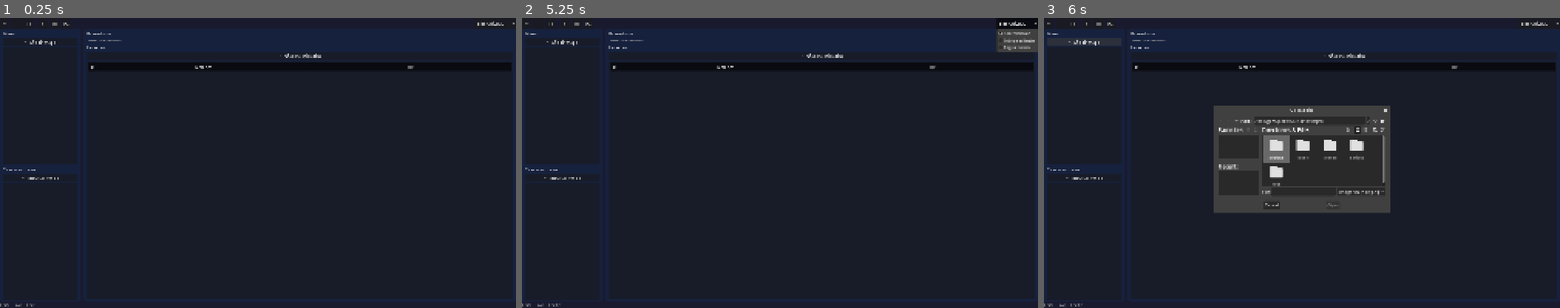
Above: before the commit, frames 1-3 (left to right).
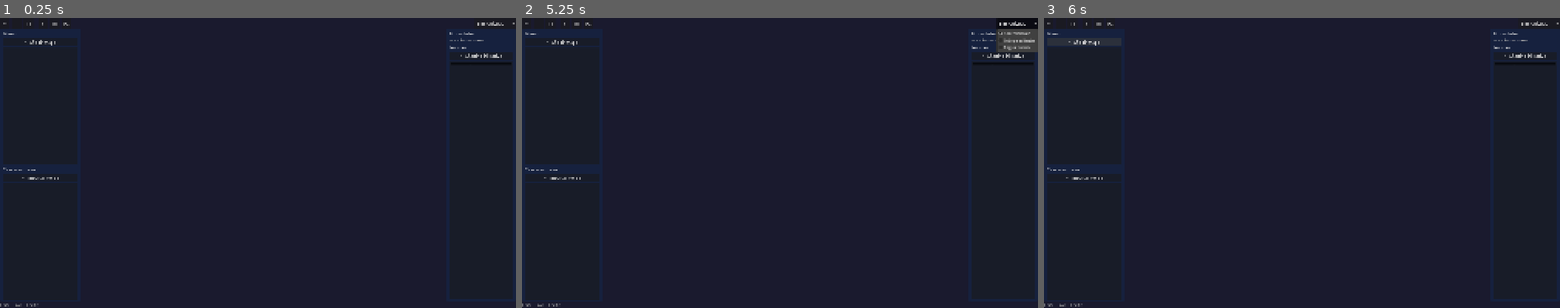
Above: after the commit, the same moments.

Repository: DEVizzent/BattleMapToolkit
Game: Godot game, scene res://scenes/ui/dm_window.tscn
Same seed, same stepped clock (60 frames per second), same inputs: the game is played once before the commit and once after it. This scene is started directly instead of the project's main scene.
Inputs:
- Up to frame 1 (0.25 s): no input
- Up to frame 2 (5.25 s): click "+" at 0.5 s; click "-" at 1.25 s; click "[ ]" at 2 s; click "#" at 2.75 s; click "M" at 3.5 s; click "FX" at 4.25 s; click "Sincronizado" at 5 s
- Up to frame 3 (6 s): click "+ Añadir mapa" at 5.75 s

The runs differ from the first frame. In frame 1, 2.1% of the frame differs, in the area x 6-98%, y 4-100%; in frame 2, 2.1%; in frame 3, 9.3%, in the area x 16-98%, y 4-68%.
Error after the commit: Parse Error: Invalid operands "Vector2i" and "Vector2" for "-" operator. (res://scripts/ui/dm_window.gd:281)

Commit message:
feat: Fase 3 — renderizado de mapa (MapData, SubViewport, carga imagen, gestion lista mapas)
- MapData Resource con serializacion y test (5 tests)
- SubViewportContainer + SubViewport + MapRoot con capas (Grid, Token, Fog, Effect)
- Carga de mapas: escalado a viewport si grande, centrado si pequeña, error en corrupto
- Lista de mapas: activar, renombrar (dialog), reordenar, duplicar, eliminar (menu contextual)
- GameState.current_map sincronizado al cambiar mapa activo

Diff:
--- a/scenes/ui/dm_window.tscn
+++ b/scenes/ui/dm_window.tscn
@@ -162,6 +162,36 @@
 layout_mode = 2
 size_flags_vertical = 3
 
+[node name="MapViewport" type="SubViewportContainer" parent="MainVBox/ContentHBox"]
+unique_name_in_owner = true
+layout_mode = 2
+size_flags_horizontal = 3
+size_flags_vertical = 3
+stretch = true
+
+[node name="Viewport" type="SubViewport" parent="MainVBox/ContentHBox/MapViewport"]
+unique_name_in_owner = true
+size = Vector2i(1920, 1080)
+transparent_bg = true
+
+[node name="MapRoot" type="Node2D" parent="MainVBox/ContentHBox/MapViewport/Viewport"]
+unique_name_in_owner = true
+
+[node name="MapSprite" type="Sprite2D" parent="MainVBox/ContentHBox/MapViewport/Viewport/MapRoot"]
+unique_name_in_owner = true
+
+[node name="GridLayer" type="Node2D" parent="MainVBox/ContentHBox/MapViewport/Viewport/MapRoot"]
+unique_name_in_owner = true
+
+[node name="TokenLayer" type="Node2D" parent="MainVBox/ContentHBox/MapViewport/Viewport/MapRoot"]
+unique_name_in_owner = true
+
+[node name="FogLayer" type="Node2D" parent="MainVBox/ContentHBox/MapViewport/Viewport/MapRoot"]
+unique_name_in_owner = true
+
+[node name="EffectLayer" type="Node2D" parent="MainVBox/ContentHBox/MapViewport/Viewport/MapRoot"]
+unique_name_in_owner = true
+
 [node name="RightPanel" type="PanelContainer" parent="MainVBox/ContentHBox"]
 layout_mode = 2
 custom_minimum_size = Vector2(260, 0)
--- /dev/null
+++ b/scripts/map/map_data.gd
@@ -0,0 +1,23 @@
+extends Resource
+
+@export var name: String = ""
+@export var image_path: String = ""
+
+
+func to_dict() -> Dictionary:
+	return {
+		"name": name,
+		"image_path": image_path,
+	}
+
+
+static func from_dict(d: Dictionary) -> Resource:
+	var sd := Resource.new()
+	sd.set_script(load("res://scripts/map/map_data.gd"))
+	sd.name = d.get("name", "")
+	sd.image_path = d.get("image_path", "")
+	return sd
+
+
+func image_exists() -> bool:
+	return FileAccess.file_exists(image_path)
--- a/scripts/ui/dm_window.gd
+++ b/scripts/ui/dm_window.gd
@@ -19,6 +19,15 @@
 @onready var import_token_btn: Button = %ImportTokenBtn
 @onready var token_list: ItemList = %TokenList
 
+@onready var map_viewport: SubViewportContainer = %MapViewport
+@onready var viewport_node: SubViewport = %Viewport
+@onready var map_root: Node2D = %MapRoot
+@onready var map_sprite: Sprite2D = %MapSprite
+@onready var grid_layer: Node2D = %GridLayer
+@onready var token_layer: Node2D = %TokenLayer
+@onready var fog_layer: Node2D = %FogLayer
+@onready var effect_layer: Node2D = %EffectLayer
+
 @onready var properties_title: Label = %PropertiesTitle
 @onready var initiative_title: Label = %InitiativeTitle
 @onready var add_initiative_btn: Button = %AddInitiativeBtn
@@ -35,6 +44,10 @@
 func _ready() -> void:
 	_setup_initiative_table()
 	_setup_file_dialogs()
+	_refresh_map_list()
+	map_list.item_selected.connect(_on_map_list_selected)
+	map_list.item_activated.connect(_on_map_list_double_clicked)
+	map_list.item_clicked.connect(_on_map_list_clicked)
 
 
 func _process(_delta: float) -> void:
@@ -207,7 +220,168 @@
 
 
 func _on_open_map_dialog_file_selected(path: String) -> void:
-	EventBus.map_added.emit(path)
+	var texture := _load_map_texture(path)
+	if not texture:
+		return
+	var md := _create_map_data(path)
+	GameState.maps.append(md)
+	_refresh_map_list()
+	var idx := GameState.maps.size() - 1
+	GameState.current_map_index = idx
+	_activate_map(idx)
+
+
+func _load_map_texture(path: String) -> Texture2D:
+	if not ResourceLoader.exists(path):
+		return null
+	var image := Image.new()
+	var err := image.load(path)
+	if err != OK:
+		_show_error("No se pudo cargar la imagen: " + path)
+		return null
+	return ImageTexture.create_from_image(image)
+
+
+func _create_map_data(path: String) -> Resource:
+	var MapDataClass := preload("res://scripts/map/map_data.gd")
+	var md := MapDataClass.new()
+	md.name = path.get_file().get_basename()
+	md.image_path = path
+	return md
+
+
+func _activate_map(index: int) -> void:
+	if index < 0 or index >= GameState.maps.size():
+		map_sprite.texture = null
+		return
+	GameState.current_map_index = index
+	var md = GameState.maps[index]
+	if md.image_exists():
+		var texture := _load_map_texture(md.image_path)
+		if texture:
+			map_sprite.texture = texture
+			_fit_map_to_viewport()
+	map_list.select(index)
+	EventBus.map_activated.emit(md.name)
+
+
+func _fit_map_to_viewport() -> void:
+	if not map_sprite.texture:
+		return
+	var tex_size := map_sprite.texture.get_size()
+	var vp_size := viewport_node.size
+	if tex_size.x <= 0 or tex_size.y <= 0:
+		return
+	var scale_x := vp_size.x / tex_size.x
+	var scale_y := vp_size.y / tex_size.y
+	var scale := minf(scale_x, scale_y)
+	if scale > 1.0:
+		scale = 1.0
+	map_root.scale = Vector2(scale, scale)
+	map_root.position = (vp_size - tex_size * scale) / 2.0
+	_zoom_level = scale
+	zoom_label.text = "%d%%" % int(_zoom_level * 100)
+
+
+# ─── Lista de mapas ──────────────────────────────────────
+
+func _refresh_map_list() -> void:
+	map_list.clear()
+	for md in GameState.maps:
+		map_list.add_item(md.name)
+
+
+func _on_map_list_selected(index: int) -> void:
+	_activate_map(index)
+
+
+func _on_map_list_double_clicked(index: int) -> void:
+	_rename_map(index)
+
+
+func _on_map_list_clicked(index: int, _at_position: Vector2, mouse_button: int) -> void:
+	if mouse_button != MOUSE_BUTTON_RIGHT:
+		return
+	if index < 0 or index >= GameState.maps.size():
+		return
+	var md = GameState.maps[index]
+	_show_map_context_menu(index, md)
+
+
+func _rename_map(index: int) -> void:
+	var md = GameState.maps[index]
+	var dialog := AcceptDialog.new()
+	dialog.title = "Renombrar mapa"
+	var line := LineEdit.new()
+	line.text = md.name
+	line.select_all()
+	dialog.add_child(line)
+	dialog.confirmed.connect(func():
+		var new_name := line.text.strip_edges()
+		if new_name != "":
+			md.name = new_name
+			_refresh_map_list()
+			EventBus.map_renamed.emit(md.name, new_name)
+		dialog.queue_free()
+	)
+	line.text_submitted.connect(func(_t: String): dialog.get_ok_button().pressed.emit())
+	add_child(dialog)
+	dialog.popup_centered()
+	line.grab_focus()
+
+
+func _show_map_context_menu(index: int, _md: Resource) -> void:
+	var popup := PopupMenu.new()
+	popup.add_item("Activar", 0)
+	popup.add_item("Renombrar", 1)
+	popup.add_item("Duplicar", 2)
+	popup.add_separator()
+	popup.add_item("Eliminar de la sesion", 3)
+	popup.id_pressed.connect(func(id: int):
+		match id:
+			0: _activate_map(index)
+			1: _rename_map(index)
+			2: _duplicate_map(index)
+			3: _remove_map(index)
+		popup.queue_free()
+	)
+	add_child(popup)
+	popup.position = get_global_mouse_position()
+	popup.popup()
+
+
+func _duplicate_map(index: int) -> void:
+	var original = GameState.maps[index]
+	var MapDataClass := preload("res://scripts/map/map_data.gd")
+	var copy := MapDataClass.new()
+	copy.name = original.name + " (copia)"
+	copy.image_path = original.image_path
+	GameState.maps.append(copy)
+	_refresh_map_list()
+	EventBus.map_duplicated.emit(original.name, copy.name)
+
+
+func _remove_map(index: int) -> void:
+	var md = GameState.maps[index]
+	GameState.maps.remove_at(index)
+	_refresh_map_list()
+	if GameState.current_map_index == index:
+		if GameState.maps.size() > 0:
+			_activate_map(0)
+		else:
+			map_sprite.texture = null
+			GameState.current_map_index = -1
+	EventBus.map_removed.emit(md.name)
+
+
+# ─── Utilidades ──────────────────────────────────────────
+
+func _show_error(msg: String) -> void:
+	var dialog := AcceptDialog.new()
+	dialog.title = tr("TITLE_ERROR")
+	dialog.dialog_text = msg
+	add_child(dialog)
+	dialog.popup_centered()
 
 
 func _on_import_token_dialog_file_selected(path: String) -> void:
--- /dev/null
+++ b/test/test_map/test_map_data.gd
@@ -0,0 +1,46 @@
+extends GutTest
+
+const MapDataClass := preload("res://scripts/map/map_data.gd")
+
+
+func test_default_values() -> void:
+	var md := MapDataClass.new()
+	assert_eq(md.name, "")
+	assert_eq(md.image_path, "")
+
+
+func test_to_dict() -> void:
+	var md := MapDataClass.new()
+	md.name = "Mazmorra"
+	md.image_path = "res://map.png"
+	var d := md.to_dict()
+	assert_eq(d["name"], "Mazmorra")
+	assert_eq(d["image_path"], "res://map.png")
+
+
+func test_image_exists_true() -> void:
+	var tmp := "user://test_map.png"
+	var f := FileAccess.open(tmp, FileAccess.WRITE)
+	f.close()
+
+	var md := MapDataClass.new()
+	md.image_path = tmp
+	assert_true(md.image_exists())
+
+	DirAccess.remove_absolute(tmp)
+
+
+func test_image_exists_false() -> void:
+	var md := MapDataClass.new()
+	md.image_path = "user://no_existe.png"
+	assert_false(md.image_exists())
+
+
+func test_from_dict_roundtrip() -> void:
+	var md := MapDataClass.new()
+	md.name = "Test"
+	md.image_path = "res://test.png"
+	var d := md.to_dict()
+	var restored := MapDataClass.from_dict(d)
+	assert_eq(restored.name, "Test")
+	assert_eq(restored.image_path, "res://test.png")
Not shown, changed: docs/13-plan-de-implementacion.md
